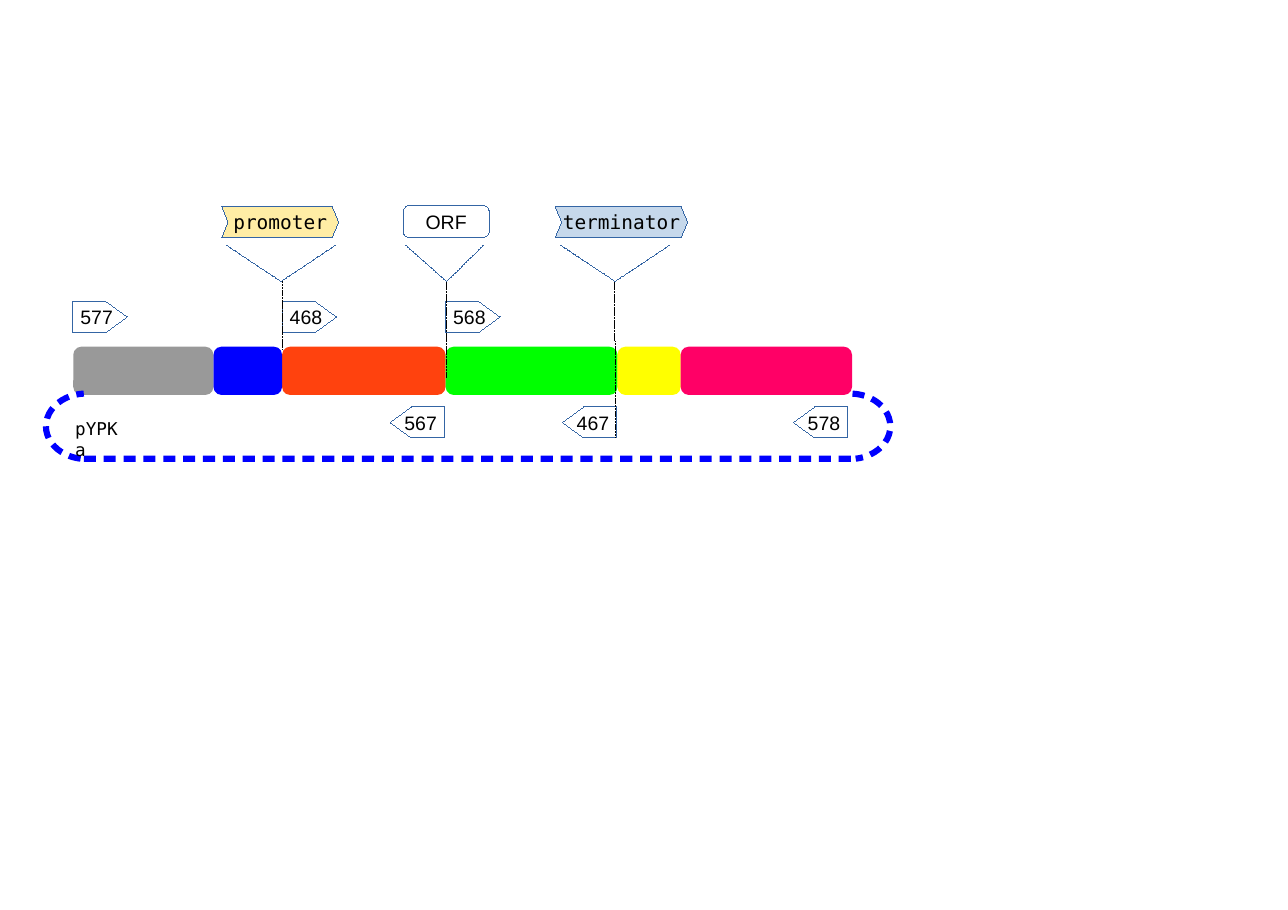
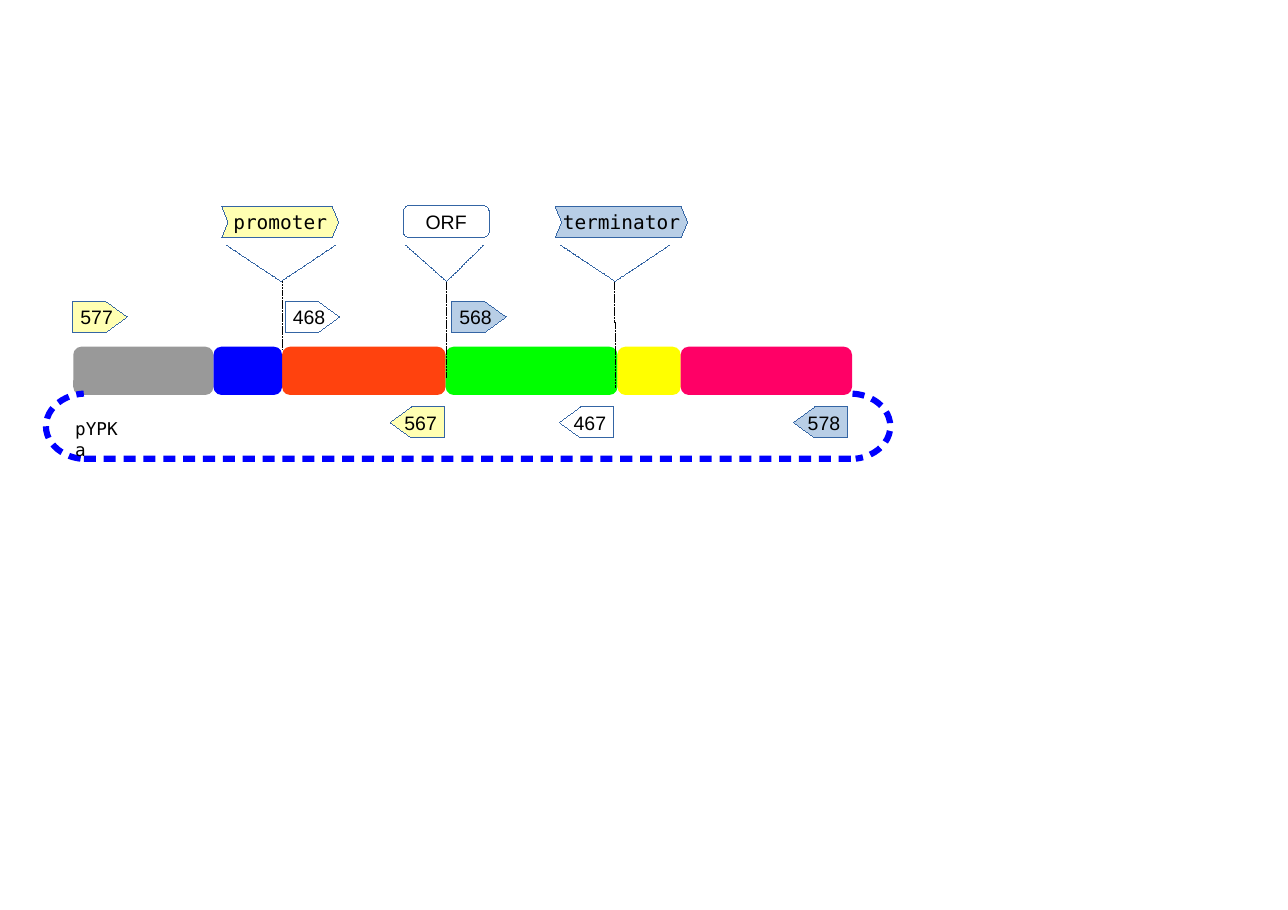
Before and after one commit to MetabolicEngineeringGroupCBMA/YeastPathwayKit, a slide deck: slide 6 of docs/A3_YPK_poster.odp. Drawn at 1288x910 pixels with LibreOffice and Linux fonts; fonts in the diff are those of the drawing. Boxes give left, top, right and bottom in pixels: in the first picture for what was removed or moved away, otherwise in the second. Text is boxed around its words. In the diff, an @@ line names an element or a change of style, - is before the commit and + after.

```diff
--- a/docs/A3_YPK_poster.odp
+++ b/docs/A3_YPK_poster.odp
@@ freeform shape "promoter" at [222, 206, 339, 238]: fill #FFD320 at 40% opacity to #FFFF66 at 50% opacity @@
@@ line moved from (614, 282) - (616, 438) to (614, 282) - (616, 389) @@
@@ right arrow "577" at [72, 301, 127, 333]: fill none to #FFFF66 at 50% opacity @@
@@ right arrow "468": place and size @@
-right arrow "468" at [282, 301, 336, 333]
+right arrow "468" at [285, 301, 340, 333]
@@ right arrow "568" at [452, 301, 506, 333]: fill none to #729FCF at 50% opacity @@
@@ right arrow "568": place and size @@
-right arrow "568" at [445, 301, 500, 333]
+right arrow "568" at [452, 301, 506, 333]
@@ right arrow "567" at [390, 407, 445, 438]: fill none to #FFFF66 at 50% opacity @@
@@ right arrow "578" at [794, 407, 848, 438]: fill none to #729FCF at 50% opacity @@
```
Also in this commit, not shown: 1 other slide changed, 1 slide added, 3 other files.
